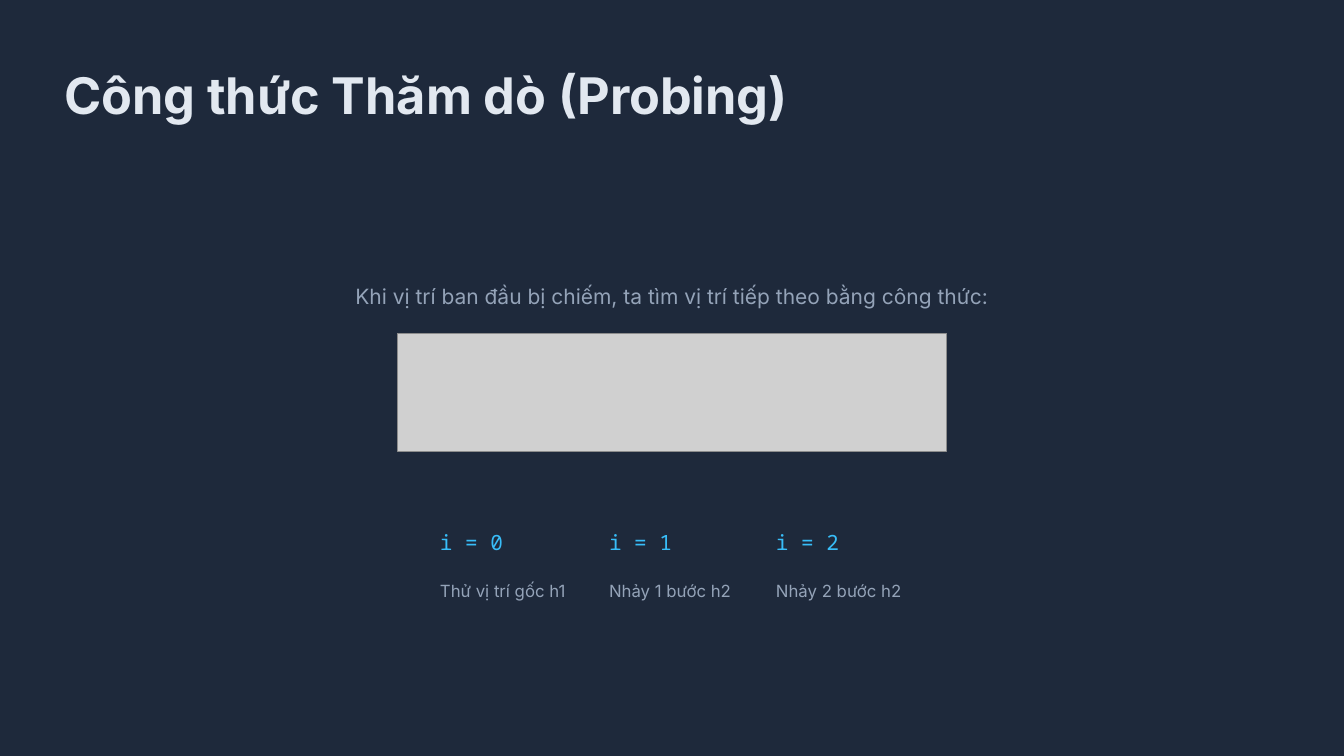
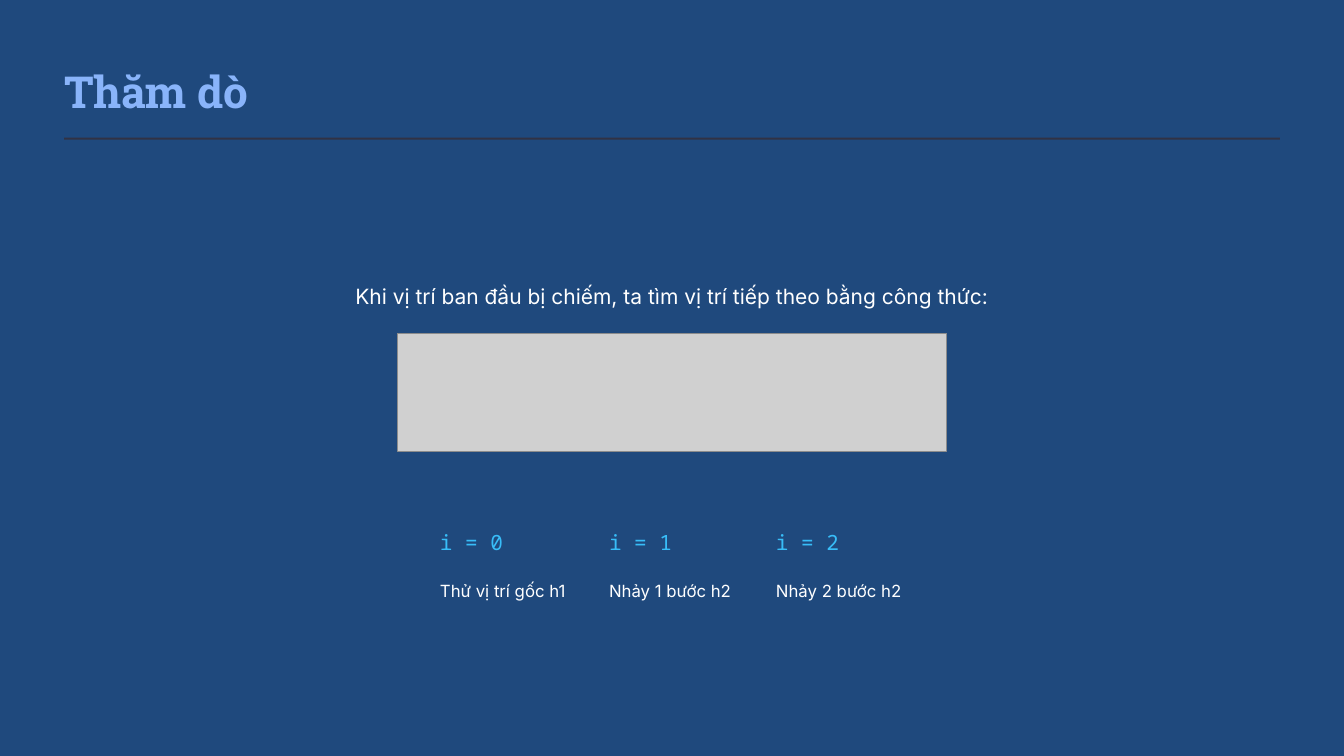
Before and after one commit to benx3/double-hash-demo, a slide deck: slide 9 of docs/Double Hashing Presentation.pptx (slide 4 before the commit). Drawn at 1344x756 pixels with LibreOffice and Linux fonts; fonts in the diff are those of the drawing; grey boxes stand for pictures. Boxes give left, top, right and bottom in pixels: in the first picture for what was removed or moved away, otherwise in the second. Text is boxed around its words. In the diff, an @@ line names an element or a change of style, - is before the commit and + after.

```diff
--- a/docs/Double Hashing Presentation.pptx
+++ b/docs/Double Hashing Presentation.pptx
@@ background #1E293B to #1F497D @@
@@ text at bbox=[64, 74, 248, 109]: text changed; size 36 to 31.5 pt; font Inter to Roboto Slab; text colour #E2E8F0 to #89B4FA @@
-Công thức Thăm dò (Probing)
+Thăm dò
@@ rectangle added at bbox=[65, 137, 1280, 139], fill #313244 @@
@@ text colour #94A3B8 to #FFFFFF in 4 elements at bbox=[355, 286, 988, 309], bbox=[776, 584, 901, 601], bbox=[440, 583, 565, 601], bbox=[609, 584, 731, 601] @@
```
Also in this commit, not shown: 7 other slides changed, 7 slides added, 2 slides removed, 3 other files.
